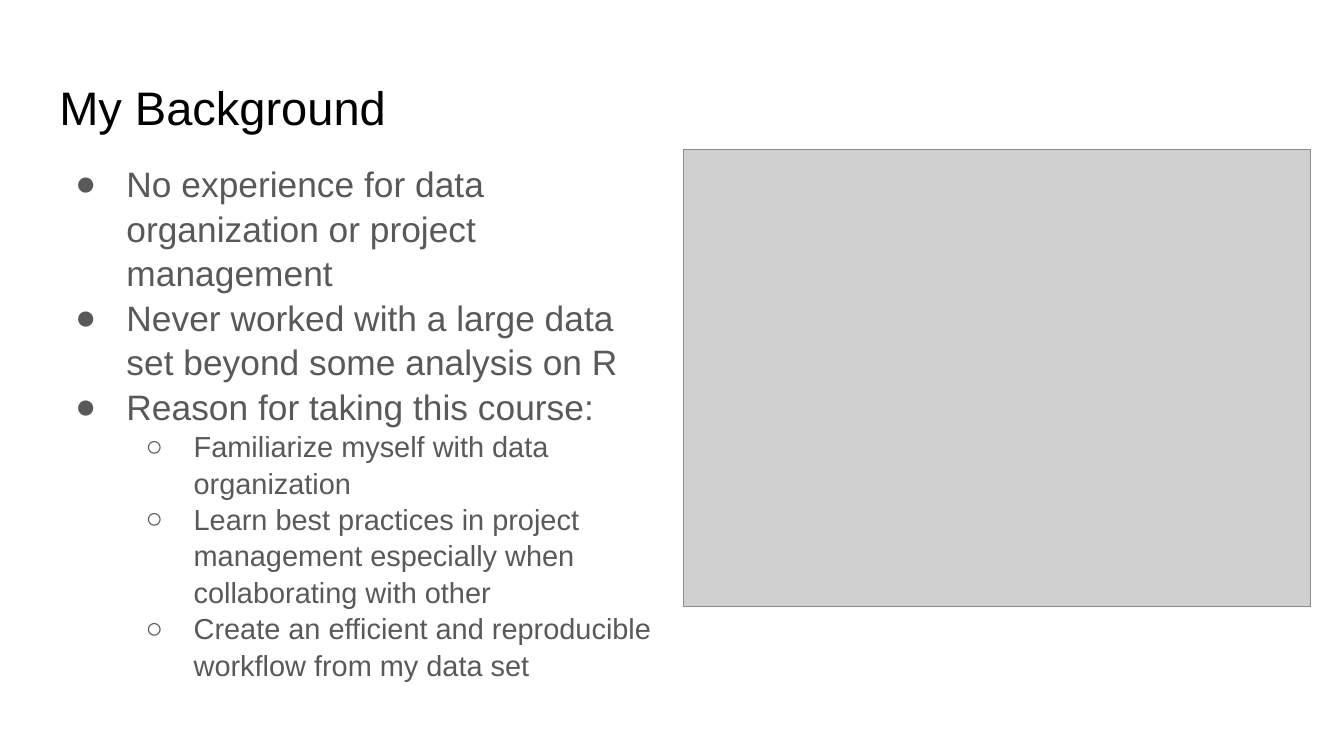
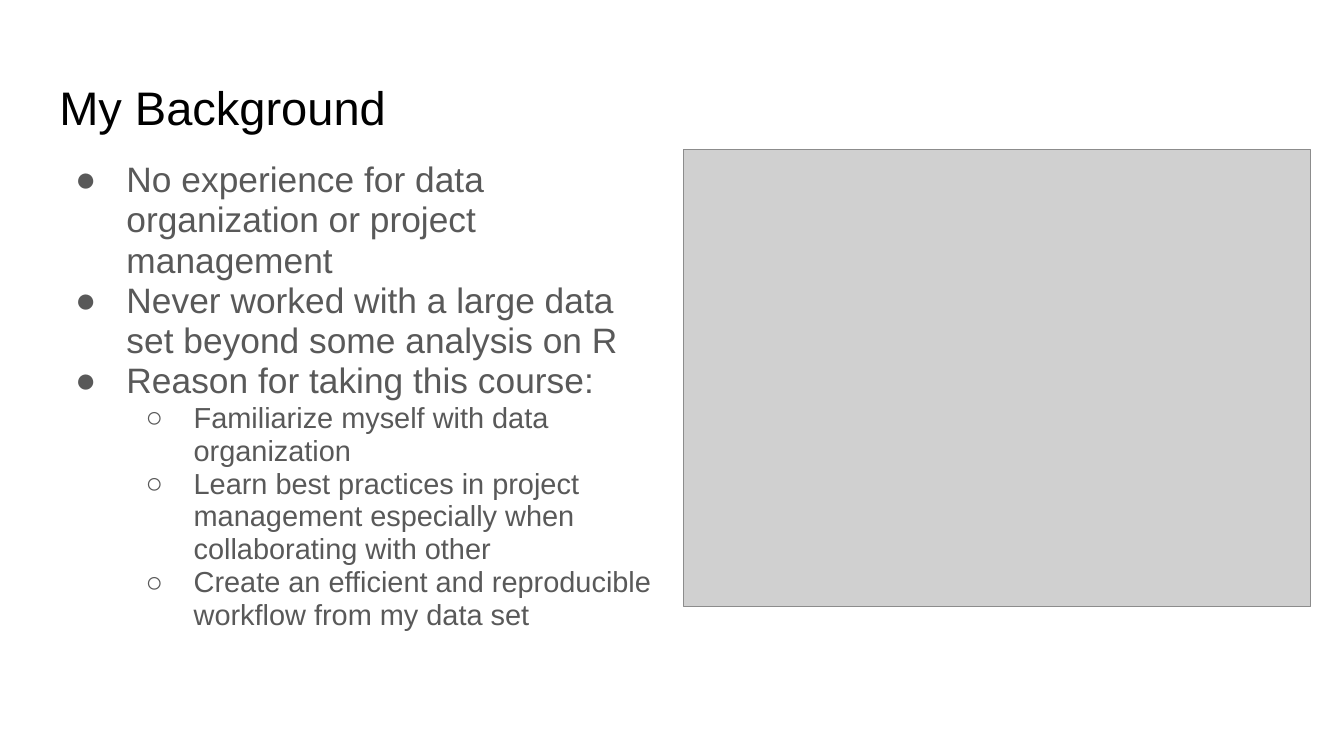
Before and after one commit to junbcai/heatinglacerate, a slide deck: slide 2 of Project Proposal for Analytical Workflow, Fall 2022.pptx. Drawn at 1344x756 pixels with LibreOffice and Linux fonts; fonts in the diff are those of the drawing; grey boxes stand for pictures. Boxes give left, top, right and bottom in pixels: in the first picture for what was removed or moved away, otherwise in the second. Text is boxed around its words. In the diff, an @@ line names an element or a change of style, - is before the commit and + after.

Commit message:
Update R and Exp 1 CSV and project report

```diff
--- a/Project Proposal for Analytical Workflow, Fall 2022.pptx
+++ b/Project Proposal for Analytical Workflow, Fall 2022.pptx
@@ text "No experience for data organization ..." at <box>126,166,651,631</box>: line spacing 1.05 to 0.95 @@
```
Also in this commit, not shown: 1 other slide changed, 5 slides added, 2 slides removed, 3 other files.
